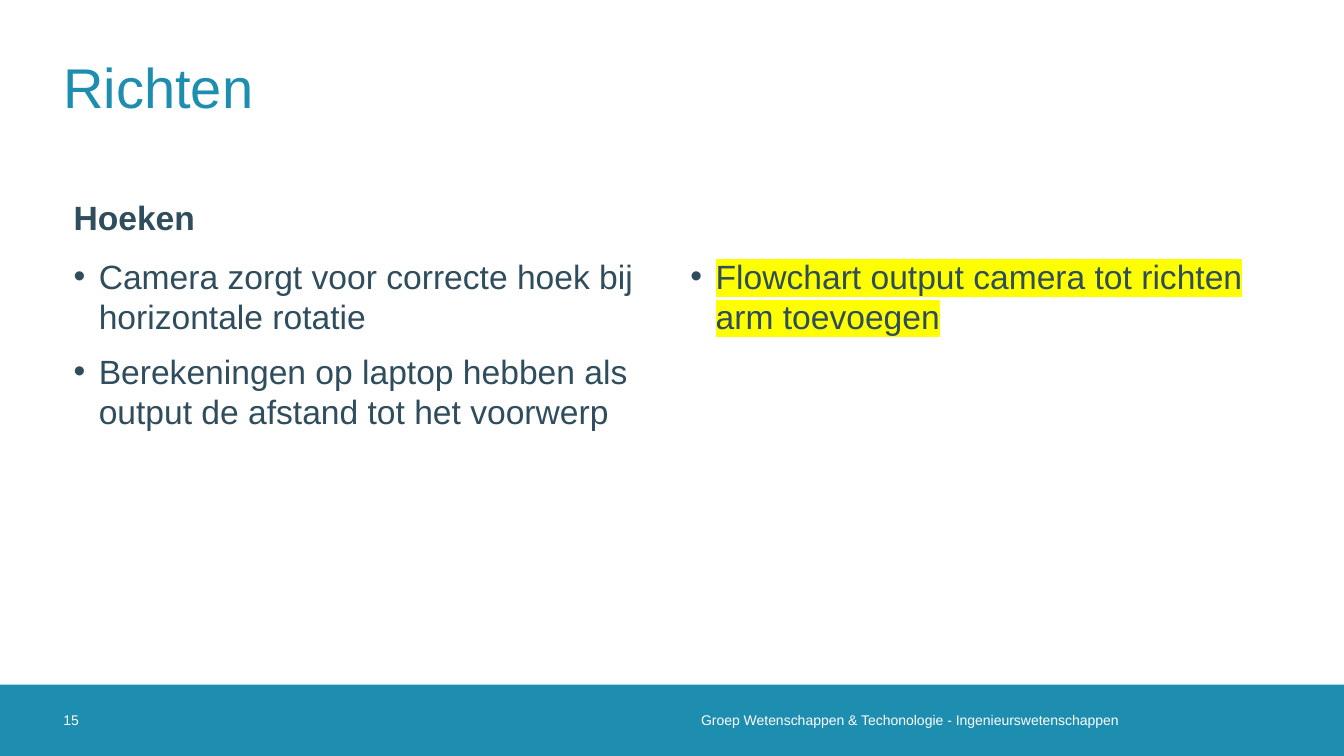
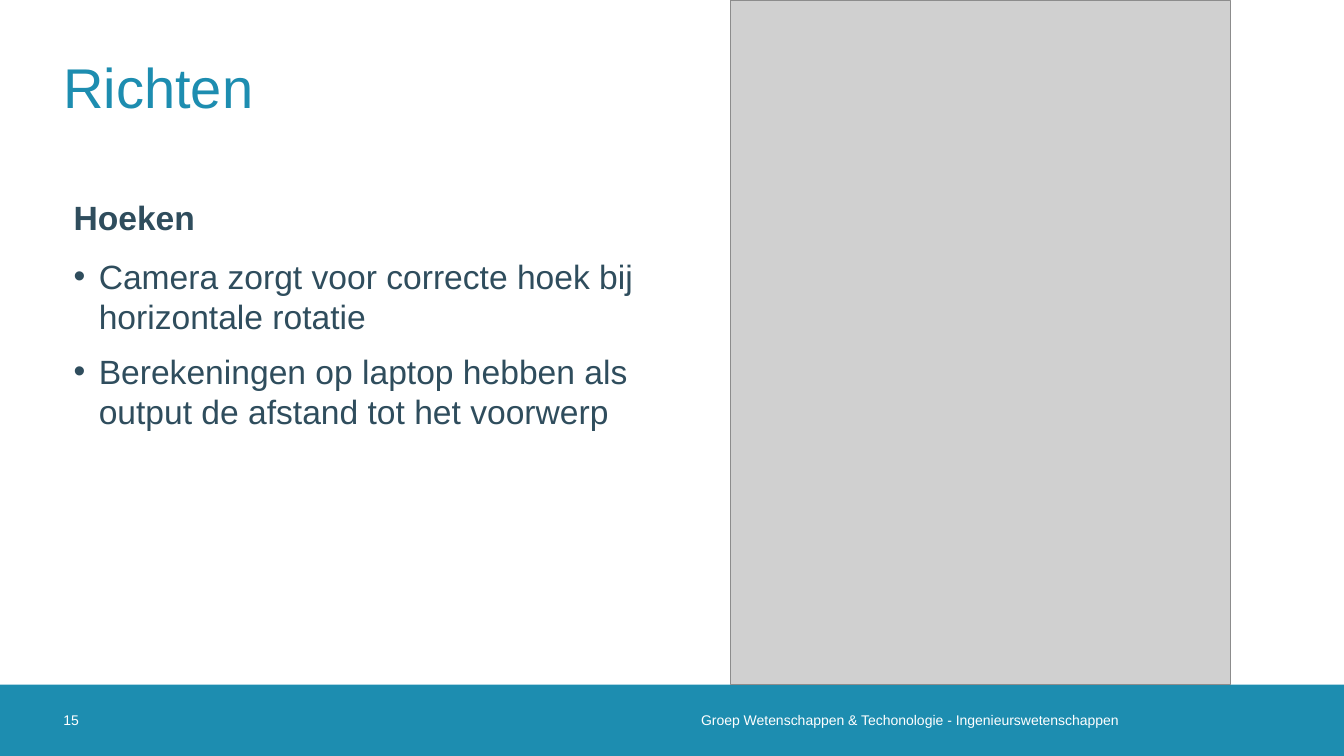
Before and after one commit to 2023-2022-KULAK-IW/2022_2023_Probleemoplossen_en_Ontwerpen_2, a slide deck: slide 15 of Tussentijdse Presentatie .pptx. Drawn at 1344x756 pixels with LibreOffice and Linux fonts; fonts in the diff are those of the drawing; grey boxes stand for pictures; background and template pictures are left out. Boxes give left, top, right and bottom in pixels: in the first picture for what was removed or moved away, otherwise in the second. Text is boxed around its words. In the diff, an @@ line names an element or a change of style, - is before the commit and + after.

```diff
--- a/Tussentijdse Presentatie .pptx
+++ b/Tussentijdse Presentatie .pptx
@@ picture added at box(730, 1, 1231, 685) @@
@@ text removed at box(716, 264, 1242, 336) @@
-• Flowchart output camera tot richten arm toevoegen
```
Also in this commit, not shown: 6 other slides changed, 2 slides removed, 3 other files.
